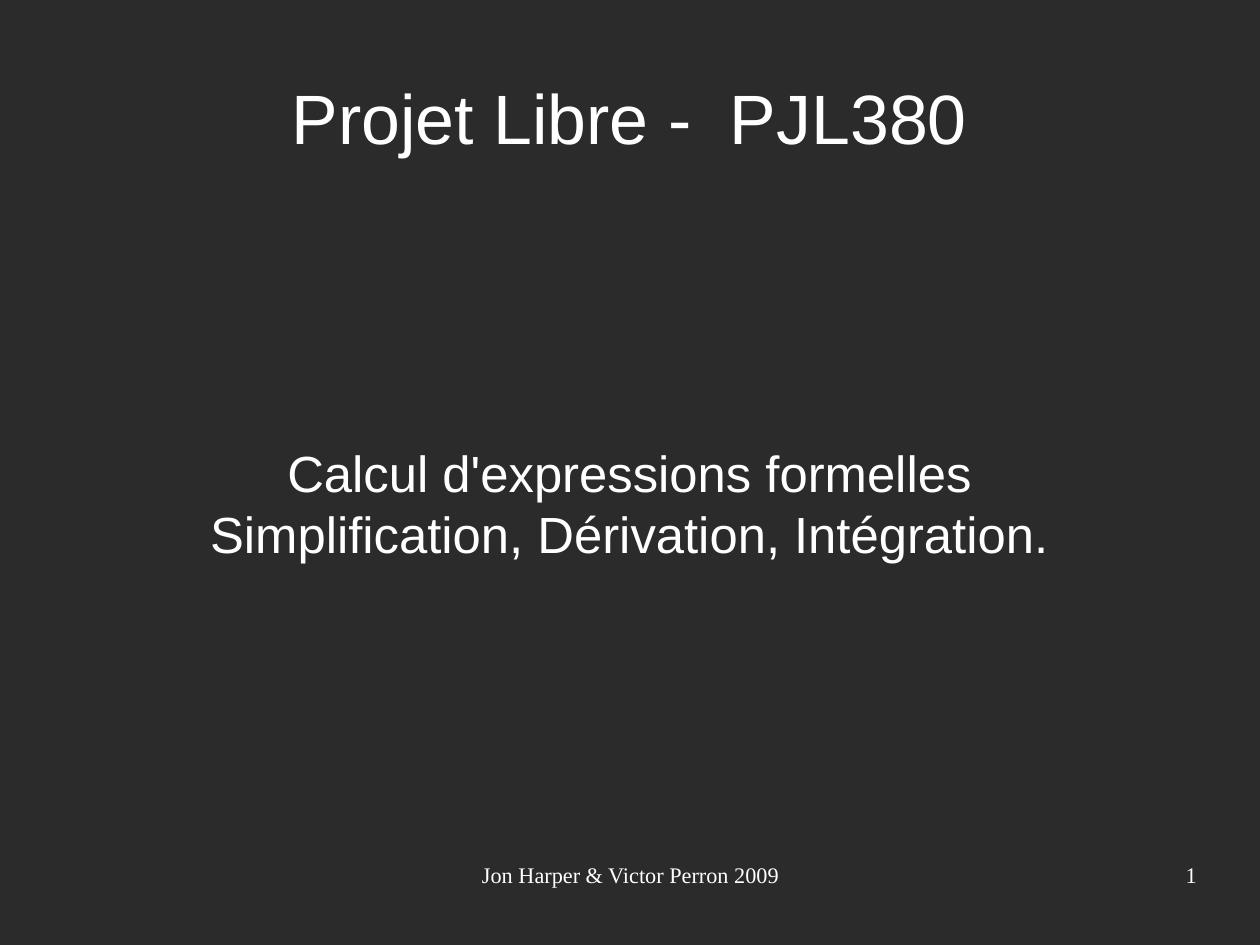
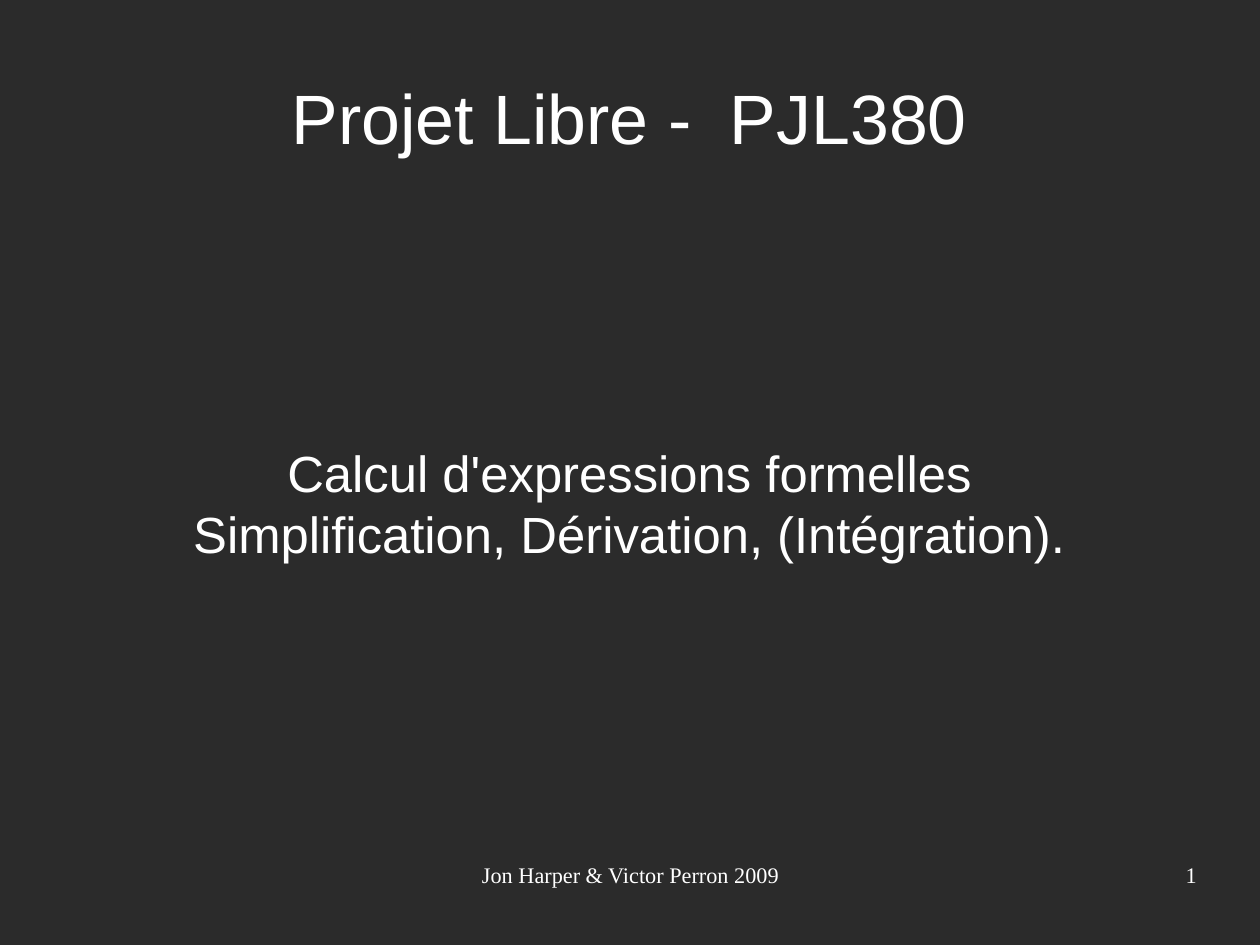
Before and after one commit to vperron/PJL380, a slide deck: slide 1 of projet_libre.odp. Drawn at 1260x945 pixels with LibreOffice and Linux fonts; fonts in the diff are those of the drawing; background and template pictures are left out; a plain dark background stands for a picture behind light text. Boxes give left, top, right and bottom in pixels: in the first picture for what was removed or moved away, otherwise in the second. Text is boxed around its words. In the diff, an @@ line names an element or a change of style, - is before the commit and + after.

```diff
--- a/projet_libre.odp
+++ b/projet_libre.odp
@@ subtitle at box(193, 515, 1065, 563): text changed @@
-Simplification, Dérivation, Intégration.
+Simplification, Dérivation, (Intégration).
```
Also in this commit, not shown: 4 other slides changed.
